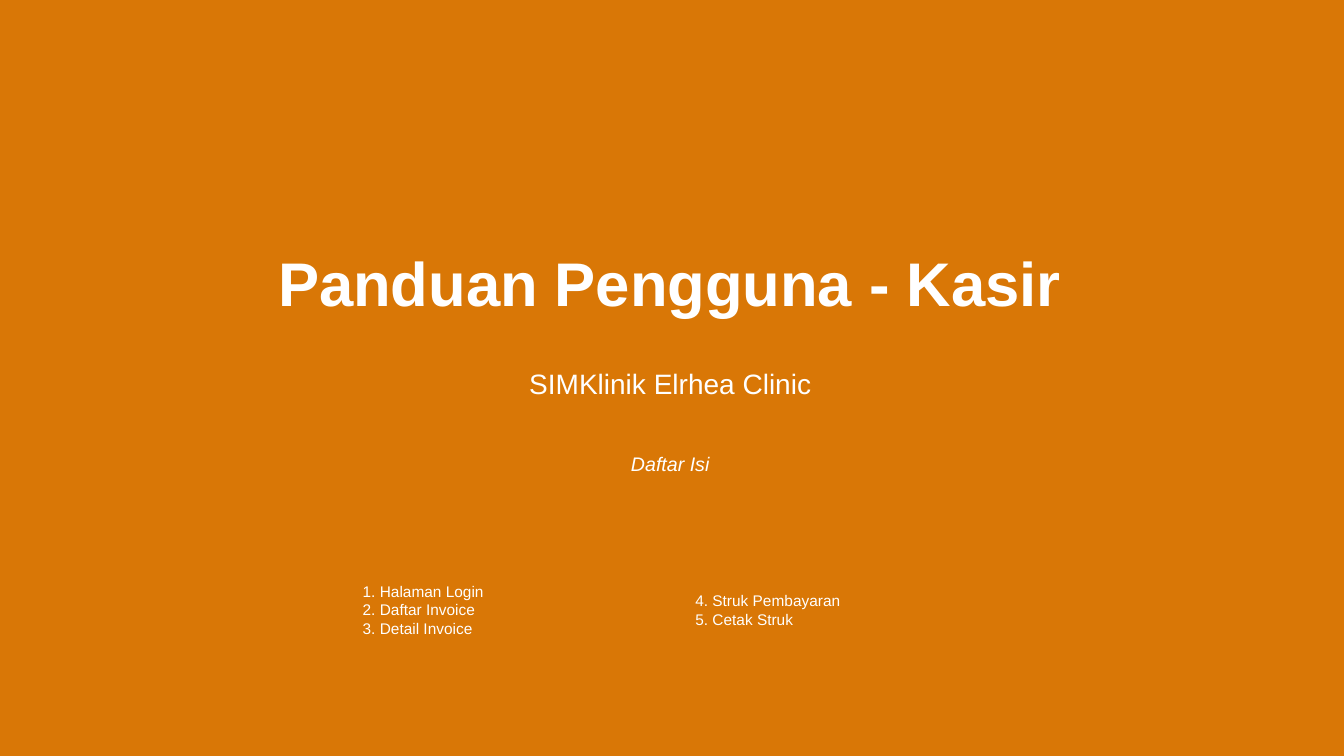
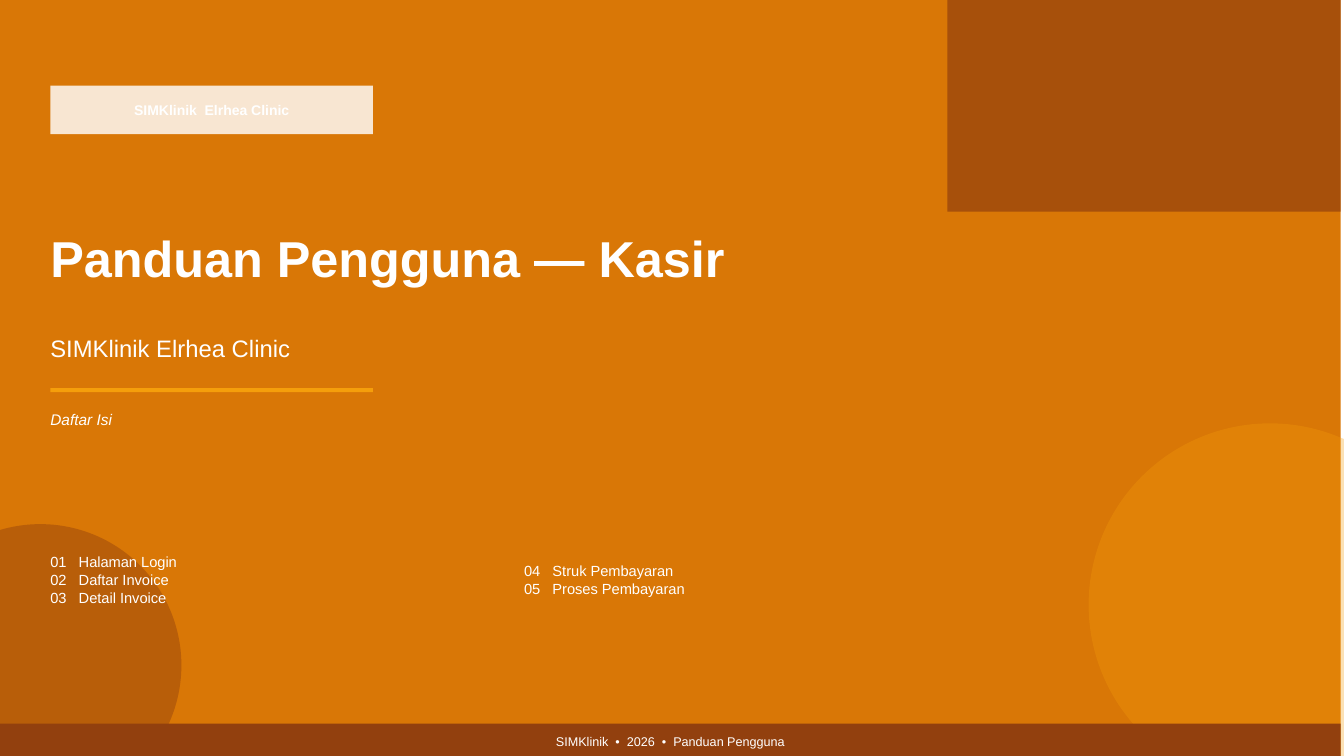
Before and after one commit to NixFester/demo-clinic, a slide deck: slide 1 of dokumen/kasir.pptx. Drawn at 1344x756 pixels with LibreOffice and Linux fonts; fonts in the diff are those of the drawing. Boxes give left, top, right and bottom in pixels: in the first picture for what was removed or moved away, otherwise in the second. Text is boxed around its words. In the diff, an @@ line names an element or a change of style, - is before the commit and + after.

```diff
--- a/dokumen/kasir.pptx
+++ b/dokumen/kasir.pptx
@@ background #D97706 to #FFFFFF @@
@@ rectangle added at <box>0,0,1341,756</box>, fill #D97706 @@
@@ rectangle added at <box>948,0,1341,212</box>, fill #92400E at 70% opacity @@
@@ rectangle added at <box>50,86,373,134</box>, fill #FFFFFF at 82% opacity @@
@@ text at <box>50,240,725,287</box>: text changed; size 44 to 36 pt @@
-Panduan Pengguna - Kasir
+Panduan Pengguna — Kasir
@@ text "SIMKlinik Elrhea Clinic": place and size @@
-text "SIMKlinik Elrhea Clinic" at <box>529,373,812,395</box>
+text "SIMKlinik Elrhea Clinic" at <box>50,339,290,358</box>
@@ text "SIMKlinik Elrhea Clinic" at <box>50,339,290,358</box>: size 20 to 17 pt; alignment centre to left @@
@@ rectangle added at <box>50,388,373,392</box>, fill #F59E0B @@
@@ text "Daftar Isi": place and size @@
-text "Daftar Isi" at <box>631,456,710,472</box>
+text "Daftar Isi" at <box>50,414,112,425</box>
@@ text "Daftar Isi" at <box>50,414,112,425</box>: size 14 to 11 pt; alignment centre to left @@
@@ ellipse added at <box>1089,423,1344,756</box>, fill #F59E0B at 30% opacity @@
@@ ellipse added at <box>0,524,181,756</box>, fill #92400E at 45% opacity @@
@@ text at <box>50,556,177,603</box>: text changed; size 11 to 10.5 pt @@
-1. Halaman Login
-2. Daftar Invoice
-3. Detail Invoice
+01 Halaman Login
+02 Daftar Invoice
+03 Detail Invoice
@@ text added at <box>524,565,685,597</box>, 10.5 pt, text #FFFFFF @@
+04 Struk Pembayaran
+05 Proses Pembayaran
@@ text removed at <box>695,595,840,625</box> @@
-4. Struk Pembayaran
-5. Cetak Struk
@@ rectangle added at <box>0,724,1341,756</box>, fill #92400E @@
@@ text added at <box>556,737,784,749</box>, 9 pt, text #FFFFFF @@
+SIMKlinik • 2026 • Panduan Pengguna
```
Also in this commit, not shown: 10 other slides changed, 1 slide added, 1 slide removed, 23 other files.
